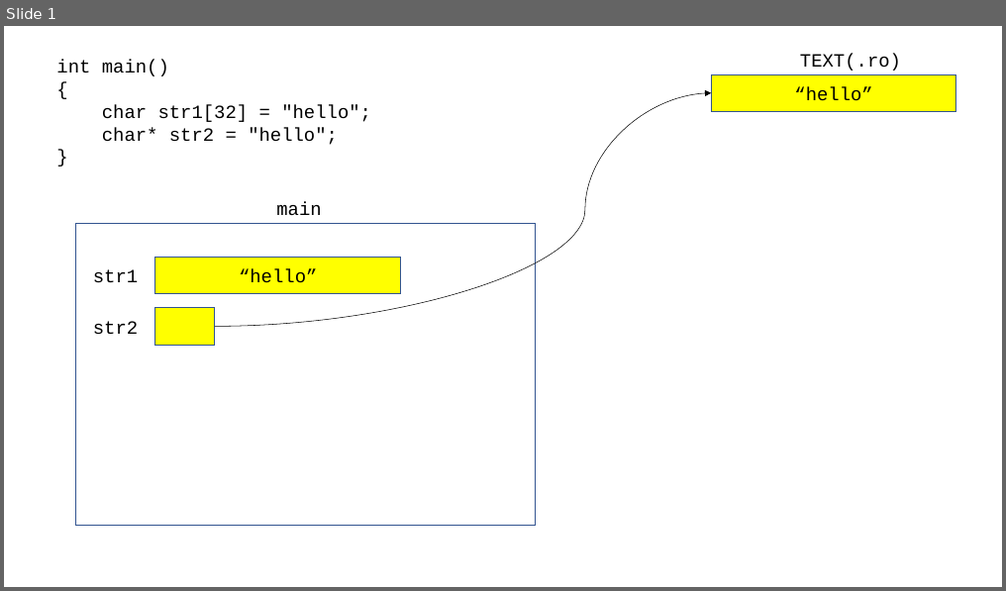
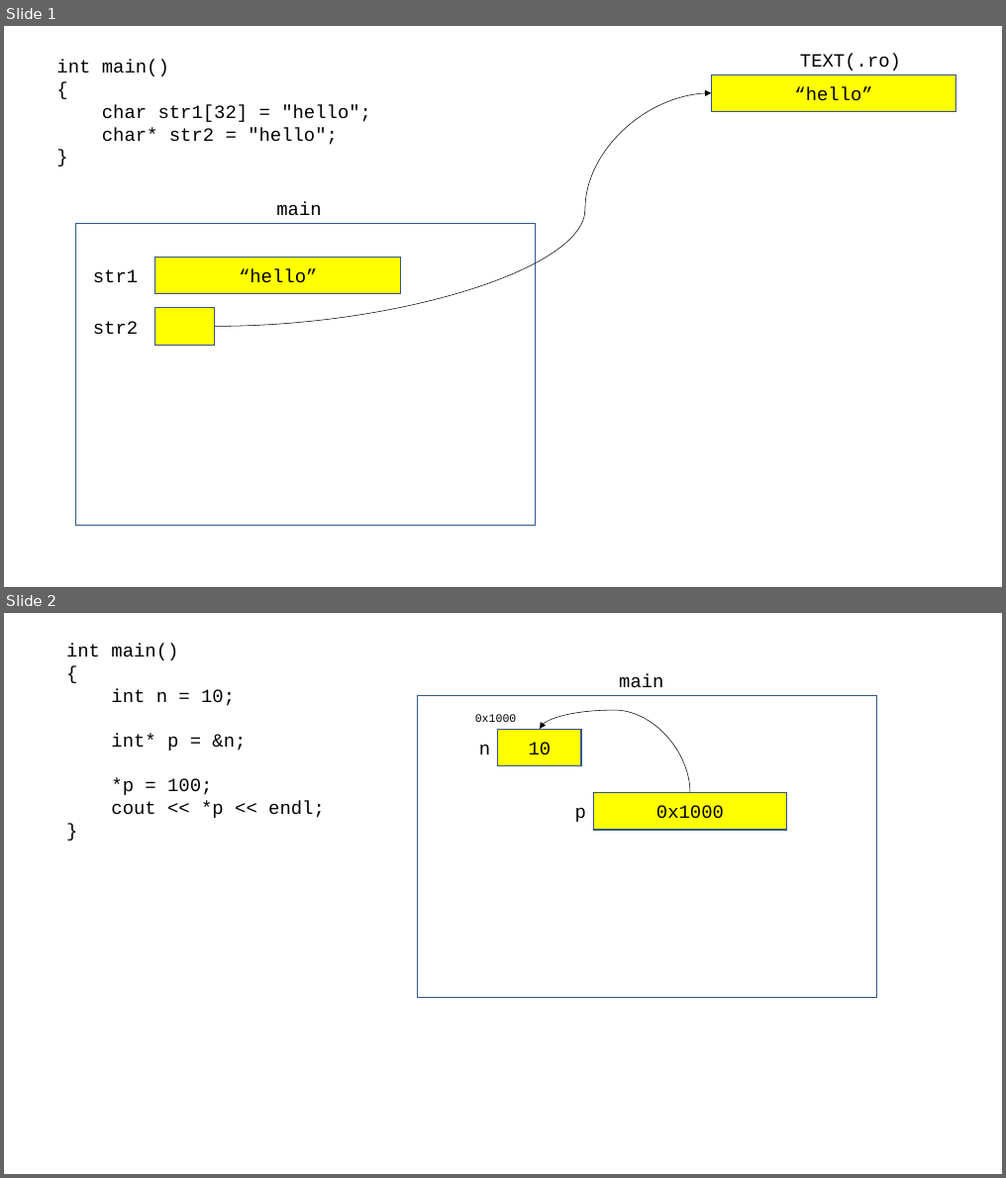
Before and after one commit to Mike7Chu/hyundai_230303, a slide deck: 230303.pptx. Shown one above the other, each under a label of ours: slide 1 before the commit, slides 1 and 2 after it. The pictures are 1006x591 and 1006x1178 pixels, drawn with LibreOffice and Linux fonts; fonts in the diff are those of the drawing. Boxes give left, top, right and bottom in pixels: in the first picture for what was removed or moved away, otherwise in the second. Text is boxed around its words. In the diff, an @@ line names an element or a change of style, - is before the commit and + after.

```diff
--- a/230303.pptx
+++ b/230303.pptx
@@ slide 2 added at bbox=[4, 613, 1002, 1174], background #FFFFFF @@
@@ text added at bbox=[66, 644, 325, 818], 18 pt, text #000000 @@
+int main()
+{
+int n = 10;
+int* p = &n;
+*p = 100;
+cout << *p << endl;
+}
@@ rectangle added at bbox=[418, 695, 877, 997], fill #FFFFFF, outline #325491 1 pt @@
@@ text added at bbox=[619, 674, 663, 687], 18 pt, text #000000 @@
+main
@@ text added at bbox=[475, 714, 517, 722], 11 pt, text #000000 @@
+0x1000
@@ rectangle added at bbox=[498, 729, 581, 765], fill #FFFF00, outline #325491 1 pt, 18 pt, text #000000 @@
+10
@@ curved arrow added from (690, 792) to (540, 729), #000000 0.5 pt @@
@@ text added at bbox=[479, 745, 490, 755], 18 pt, text #000000 @@
+n
@@ text added at bbox=[575, 808, 586, 822], 18 pt, text #000000 @@
+p
@@ rectangle added at bbox=[594, 792, 787, 830], fill #FFFF00, outline #325491 1 pt, 18 pt, text #000000 @@
+0x1000
```
Also in this commit, not shown: 4 other slides added, 1 other file.
